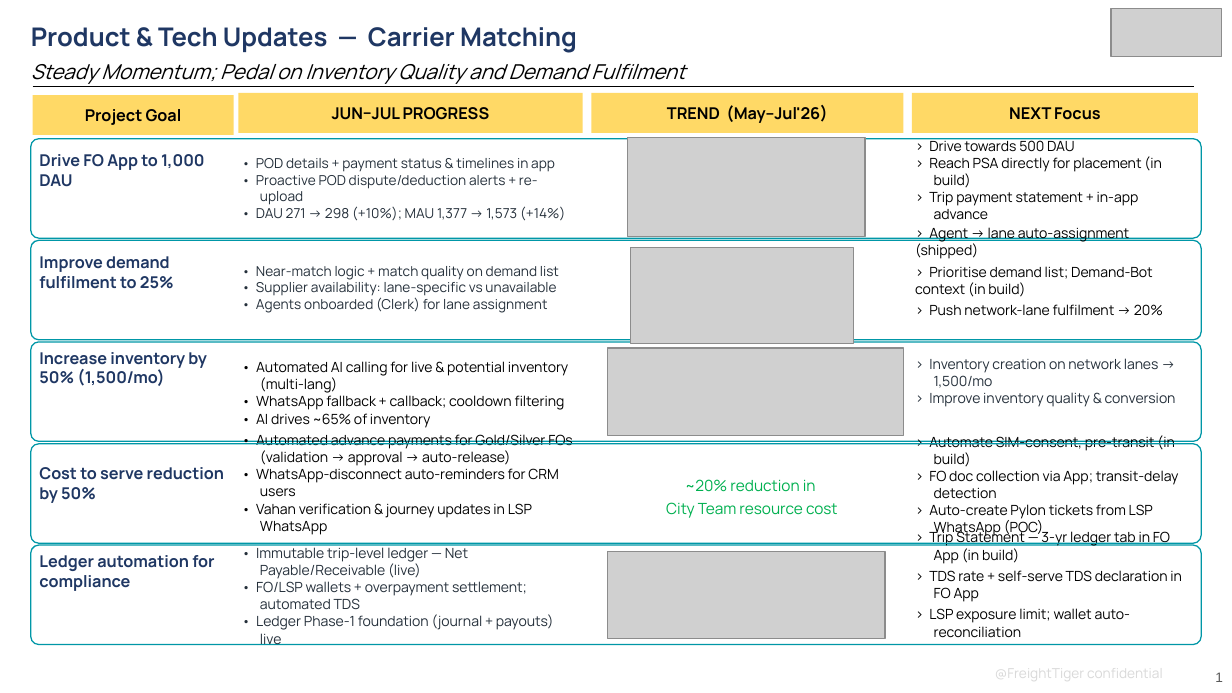
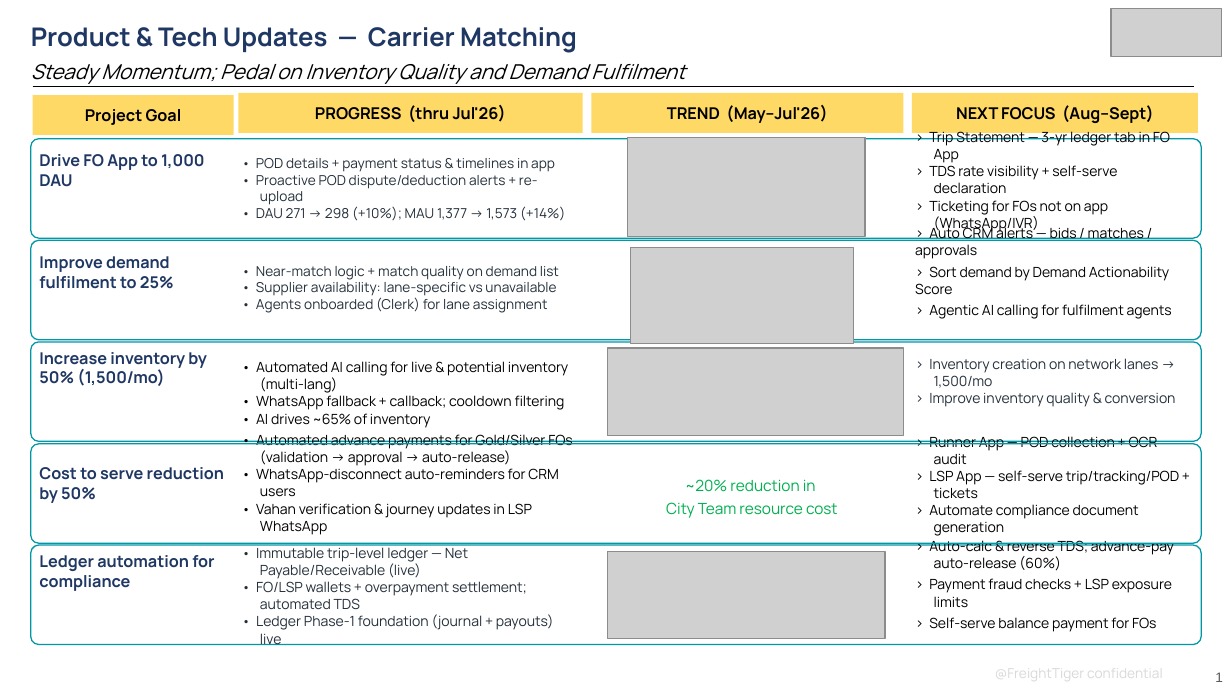
Before and after one commit to Devendra471/linear-prd-agent, a slide deck: slide 1 of board_review_q2_2026/july_update/TML_July_Update.pptx. Drawn at 1232x693 pixels with LibreOffice and Linux fonts; fonts in the diff are those of the drawing; grey boxes stand for pictures. Boxes give left, top, right and bottom in pixels: in the first picture for what was removed or moved away, otherwise in the second. Text is boxed around its words. In the diff, an @@ line names an element or a change of style, - is before the commit and + after.

```diff
--- a/board_review_q2_2026/july_update/TML_July_Update.pptx
+++ b/board_review_q2_2026/july_update/TML_July_Update.pptx
@@ text in rectangle at box(315, 105, 506, 122): text changed @@
-JUN–JUL PROGRESS
+PROGRESS (thru Jul'26)
@@ text in rectangle at box(956, 105, 1154, 123): text changed @@
-NEXT Focus
+NEXT FOCUS (Aug–Sept)
@@ text at box(929, 129, 1170, 232): text changed @@
-› Drive towards 500 DAU
-› Reach PSA directly for placement (in build)
-› Trip payment statement + in-app advance
+› Trip Statement — 3-yr ledger tab in FO App
+› TDS rate visibility + self-serve declaration
+› Ticketing for FOs not on app (WhatsApp/IVR)
@@ text at box(915, 225, 1172, 319): text changed @@
-› Agent → lane auto-assignment (shipped)
-› Prioritise demand list; Demand-Bot context (in build)
-› Push network-lane fulfilment → 20%
+› Auto CRM alerts — bids / matches / approvals
+› Sort demand by Demand Actionability Score
+› Agentic AI calling for fulfilment agents
@@ text at box(929, 436, 1179, 536): text changed @@
-› Automate SIM-consent, pre-transit (in build)
-› FO doc collection via App; transit-delay detection
-› Auto-create Pylon tickets from LSP WhatsApp (POC)
+› Runner App — POD collection + OCR audit
+› LSP App — self-serve trip/tracking/POD + tickets
+› Automate compliance document generation
@@ text at box(929, 540, 1174, 632): text changed @@
-› Trip Statement — 3-yr ledger tab in FO App (in build)
-› TDS rate + self-serve TDS declaration in FO App
-› LSP exposure limit; wallet auto-reconciliation
+› Auto-calc & reverse TDS; advance-pay auto-release (60%)
+› Payment fraud checks + LSP exposure limits
+› Self-serve balance payment for FOs
```
Also in this commit, not shown: 1 slide added, 1 other file.
